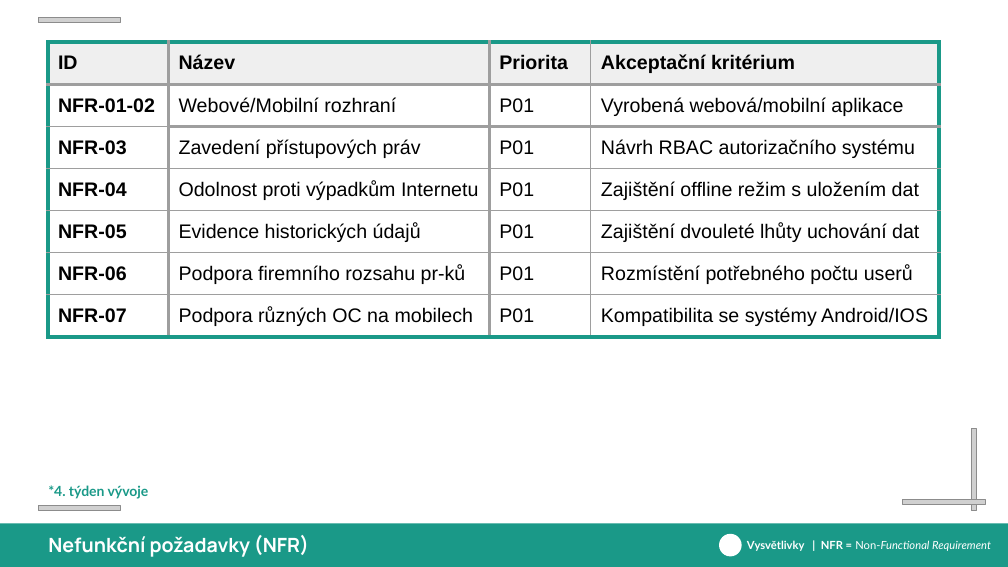
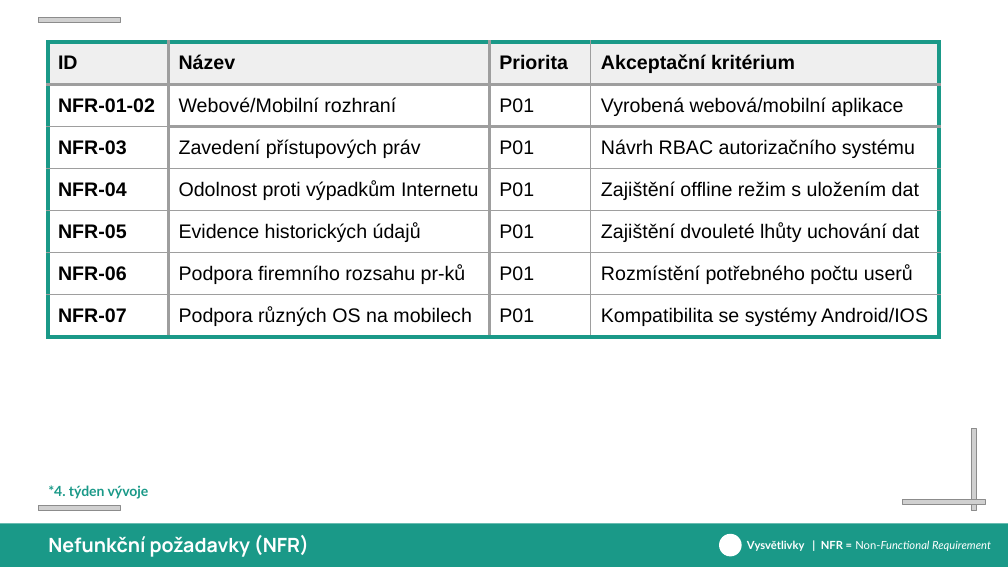
Before and after one commit to ku3m0v/nnpsw-delivery-planning, a slide deck: slide 15 of prsnttns/milnik-I/NNPSW_Milnik-I.pptx. Drawn at 1008x567 pixels with LibreOffice and Linux fonts; fonts in the diff are those of the drawing; grey boxes stand for pictures; background and template pictures are left out. Boxes give left, top, right and bottom in pixels: in the first picture for what was removed or moved away, otherwise in the second. Text is boxed around its words. In the diff, an @@ line names an element or a change of style, - is before the commit and + after.

```diff
--- a/prsnttns/milnik-I/NNPSW_Milnik-I.pptx
+++ b/prsnttns/milnik-I/NNPSW_Milnik-I.pptx
@@ table at [48, 42, 939, 373] @@
-row 7, column 2: Podpora různých OC na mobilech
+row 7, column 2: Podpora různých OS na mobilech
```
Also in this commit, not shown: 8 other slides changed, 2 other files.
